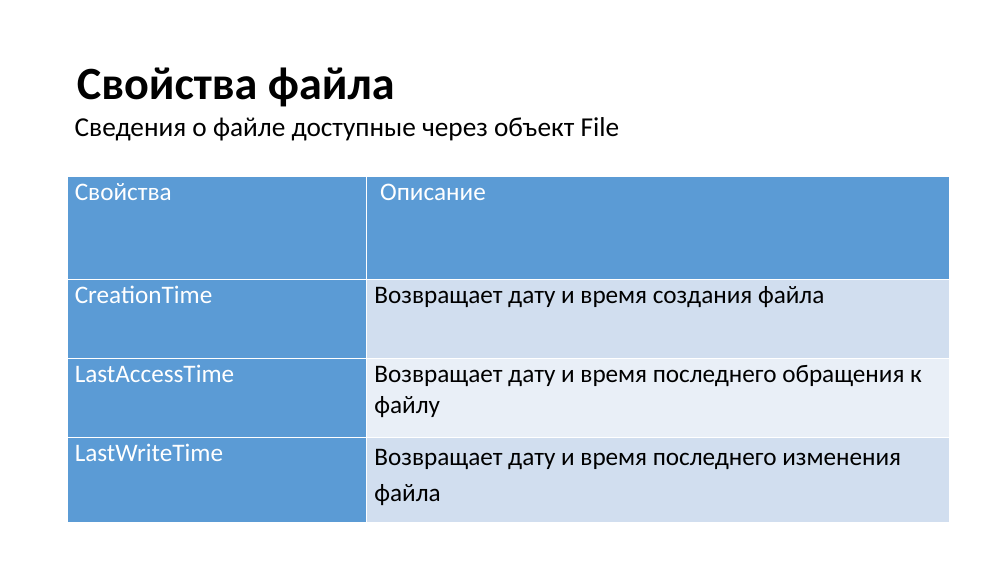
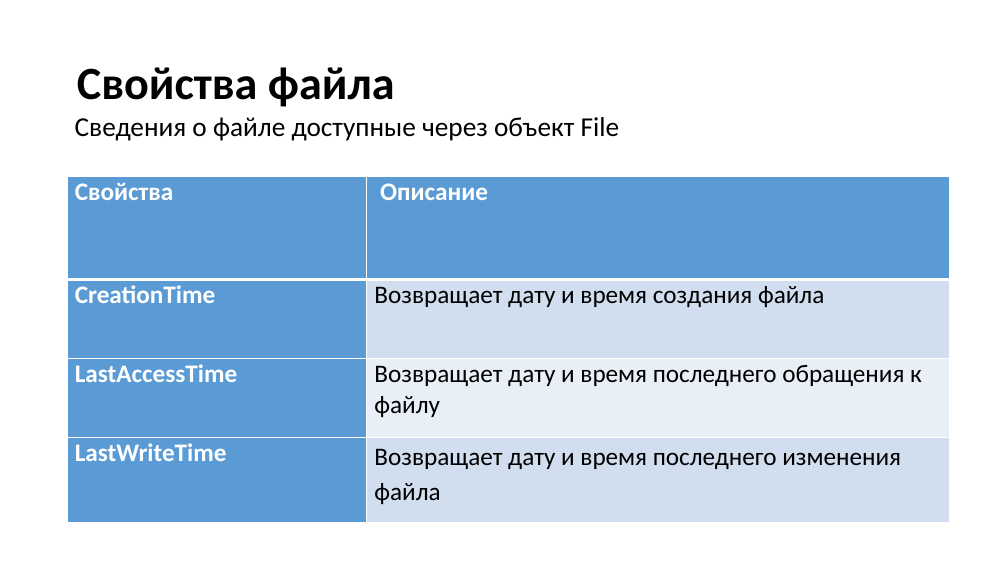
Before and after one commit to Mrztv/KRSU, a slide deck: slide 43 of 2026/ООП/Хмелева/Средства ввода- вывода.pptx. Drawn at 1008x567 pixels with LibreOffice and Linux fonts; fonts in the diff are those of the drawing. Boxes give left, top, right and bottom in pixels: in the first picture for what was removed or moved away, otherwise in the second. Text is boxed around its words. In the diff, an @@ line names an element or a change of style, - is before the commit and + after.

```diff
--- a/2026/ООП/Хмелева/Средства ввода- вывода.pptx
+++ b/2026/ООП/Хмелева/Средства ввода- вывода.pptx
@@ table at (67,176,949,523) @@
@@ bold on in "Свойства", "Описание", "CreationTime", "LastAccessTime" and 1 more places @@
```
Also in this commit, not shown: 1 other slide changed, 1 other file.
